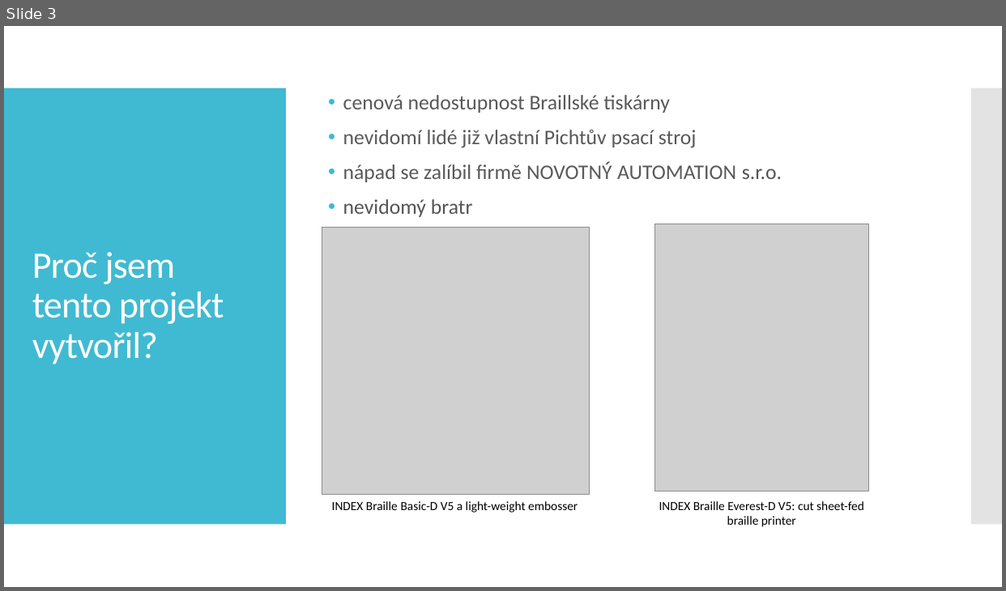
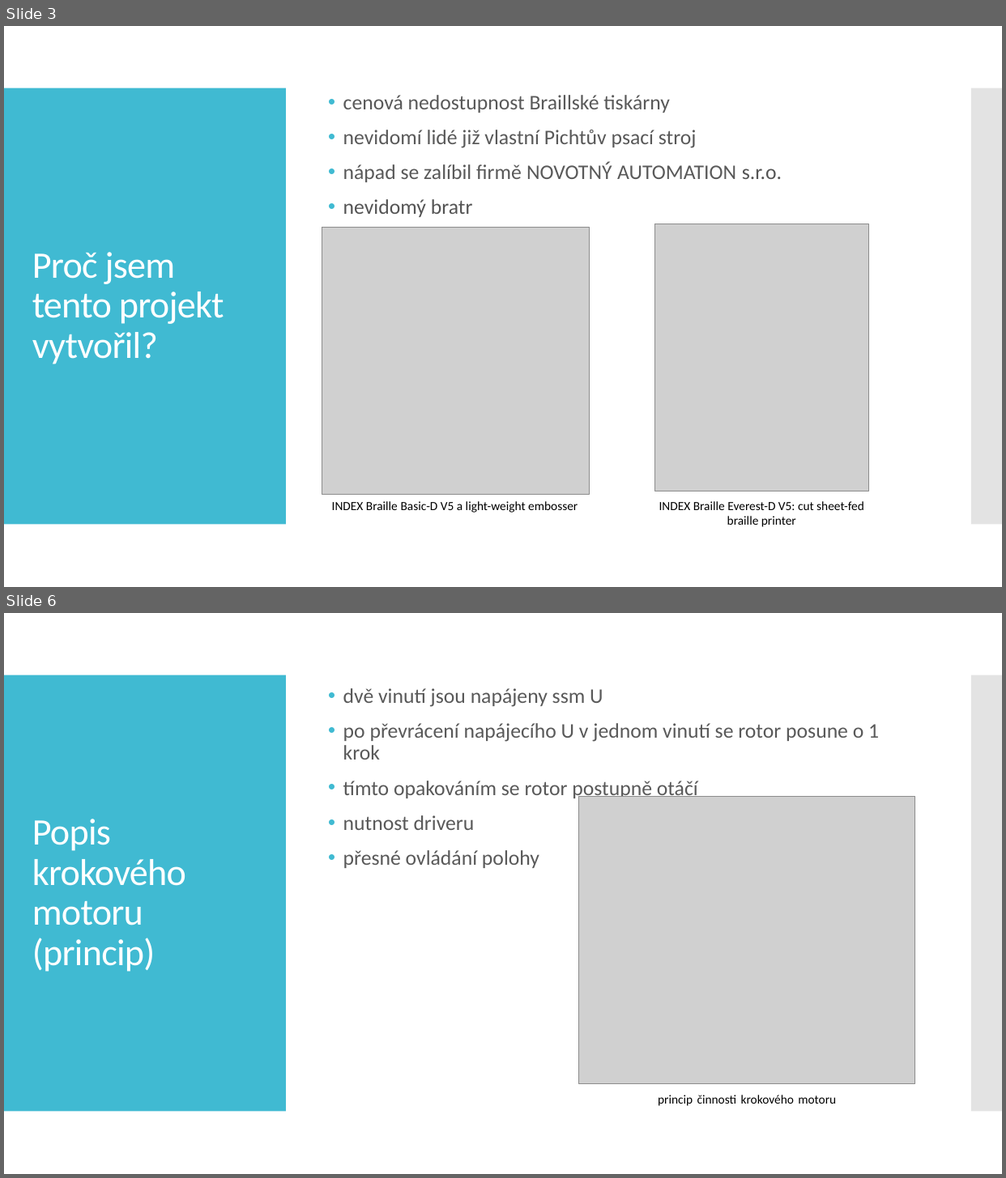
Before and after one commit to CallMeRZIBI/Braille_typwriter_printer, a slide deck: maturity_exam/MP2024-Michalenko-Jakub-E4C-Tiskárna_z_Braillova_psacího_stroje.pptx. Shown one above the other, each under a label of ours: slide 3 before the commit, slides 3 and 6 after it; the slides between them are not shown. The pictures are 1006x591 and 1006x1178 pixels, drawn with LibreOffice and Linux fonts; fonts in the diff are those of the drawing; grey boxes stand for pictures. Boxes give left, top, right and bottom in pixels: in the first picture for what was removed or moved away, otherwise in the second. Text is boxed around its words. In the diff, an @@ line names an element or a change of style, - is before the commit and + after.

```diff
--- a/maturity_exam/MP2024-Michalenko-Jakub-E4C-Tiskárna_z_Braillova_psacího_stroje.pptx
+++ b/maturity_exam/MP2024-Michalenko-Jakub-E4C-Tiskárna_z_Braillova_psacího_stroje.pptx
@@ slide 6 added at [4,613,1002,1174], background #FFFFFF; not listed: 2 template elements that a slide beside it also shows @@
@@ text added at [343,688,879,868], 20 pt, text #595959 @@
+• dvě vinutí jsou napájeny ssm U
+• po převrácení napájecího U v jednom vinutí se rotor posune o 1 krok
+• tímto opakováním se rotor postupně otáčí
+• nutnost driveru
+• přesné ovládání polohy
@@ picture added at [579,796,915,1084] @@
@@ title added at [32,819,186,972], 36 pt, text #FFFFFF @@
+Popis krokového motoru
+(princip)
@@ text added at [658,1095,836,1106], 12 pt, text #000000 @@
+princip činnosti krokového motoru
```
Also in this commit, not shown: 3 other slides added, 1 slide removed.
